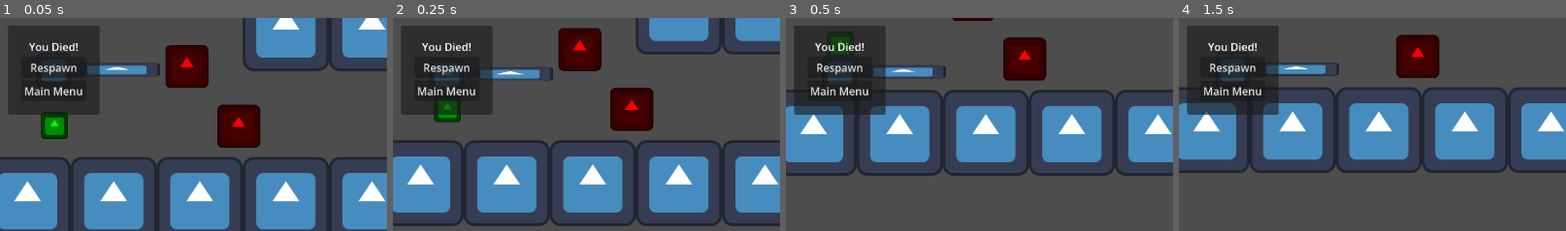
Above: before the commit, frames 1-4 (left to right).
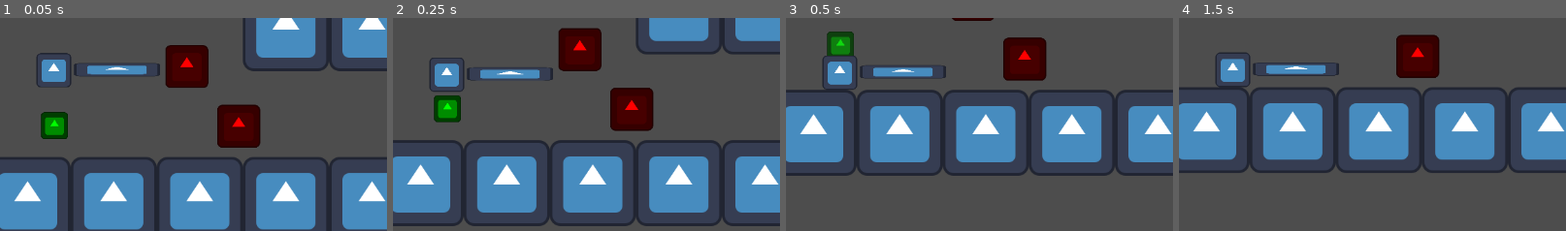
Above: after the commit, the same moments.

Repository: TheHumanMRP/RPG-Life-Tracker
Game: Godot game, scene res://Folders/Systems/Main/Scenes/main_scene.tscn
The game is run twice, just before and just after one commit, with the same random seed, the same clock (stepped at 60 frames per second) and the same inputs. The engine's default icon, where the game draws it, is replaced by a stand-in: a white triangle on a blue panel in a dark square.
Inputs (mouse positions are % of the whole screen's width and height, from its top left):
- Up to frame 1 (0.05 s): no input
- Up to frame 2 (0.25 s): no input
- Up to frame 3 (0.5 s): no input
- Up to frame 4 (1.5 s): click (50, 50) at 0.5 s, where only the run before the commit has a clickable "Respawn"; click (50, 50) at 1.25 s, where only the run before the commit has a clickable "Respawn"
The pictures show only the part of the screen within x 43-93%, y 39-89%; the shares and areas given below are measured in that part.

The runs differ from the first frame. In frame 1, 9.3% of the frame differs, in the area x 2-26%, y 3-46%; in frame 2, 9.3%; in frame 3, 8.9%; in frame 4, 9.1%.

Commit message:
Auto commit at 2026-08-09 19:13:59

Diff:
--- a/Folders/Systems/Globals/global.gd
+++ b/Folders/Systems/Globals/global.gd
@@ -39,8 +39,10 @@
 
 	if current_game_state == GAME_STATES.Playing:
 		Input.mouse_mode = Input.MOUSE_MODE_HIDDEN
+
 	elif current_game_state == GAME_STATES.Menu:
 		Input.mouse_mode = Input.MOUSE_MODE_VISIBLE
 
+
 func _ready() -> void:
 	test()
--- a/Folders/Systems/SaveManager/save_data/player_stats.gd
+++ b/Folders/Systems/SaveManager/save_data/player_stats.gd
@@ -1,5 +1,5 @@
 class_name PlayerStats
 extends Resource
 
-@export var player_name: String
-@export var player_max_health: int
+@export var player_name: String = "None"
+@export var player_max_health: int = 100
--- a/Folders/Systems/UIMenus/death_menu.gd
+++ b/Folders/Systems/UIMenus/death_menu.gd
@@ -20,8 +20,6 @@
 func _on_player_died() -> void:
 	print("\nDeath Menu: PLayer Died signal received")
 
-	print_stack()
-
 	Global.current_game_state = Global.GAME_STATES.Menu
 
 	show()
